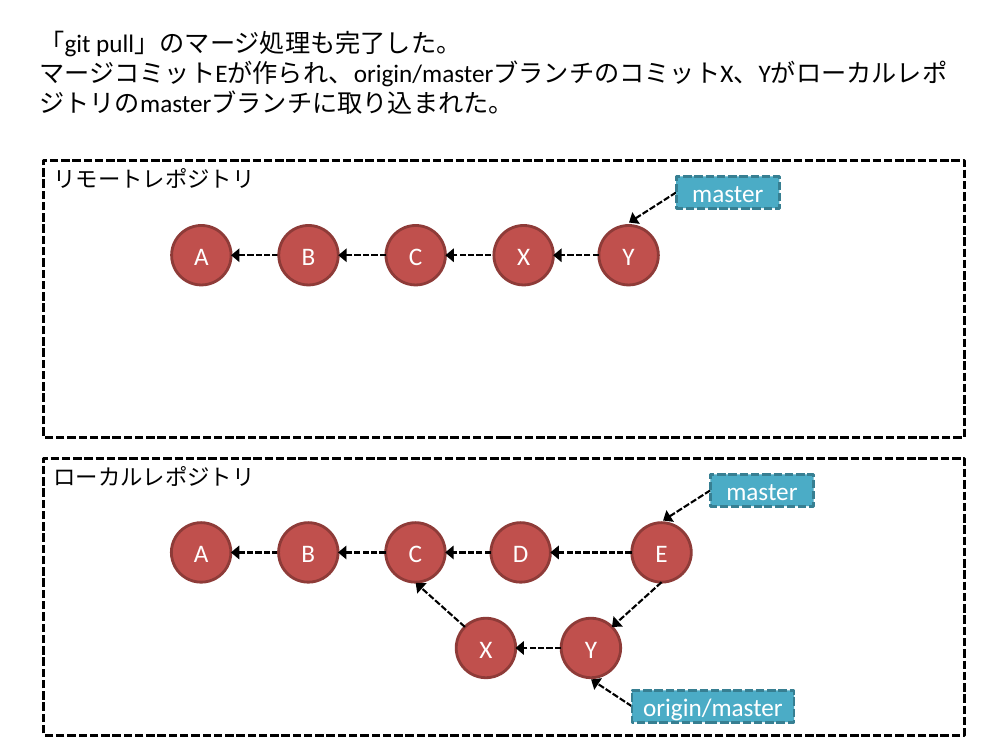
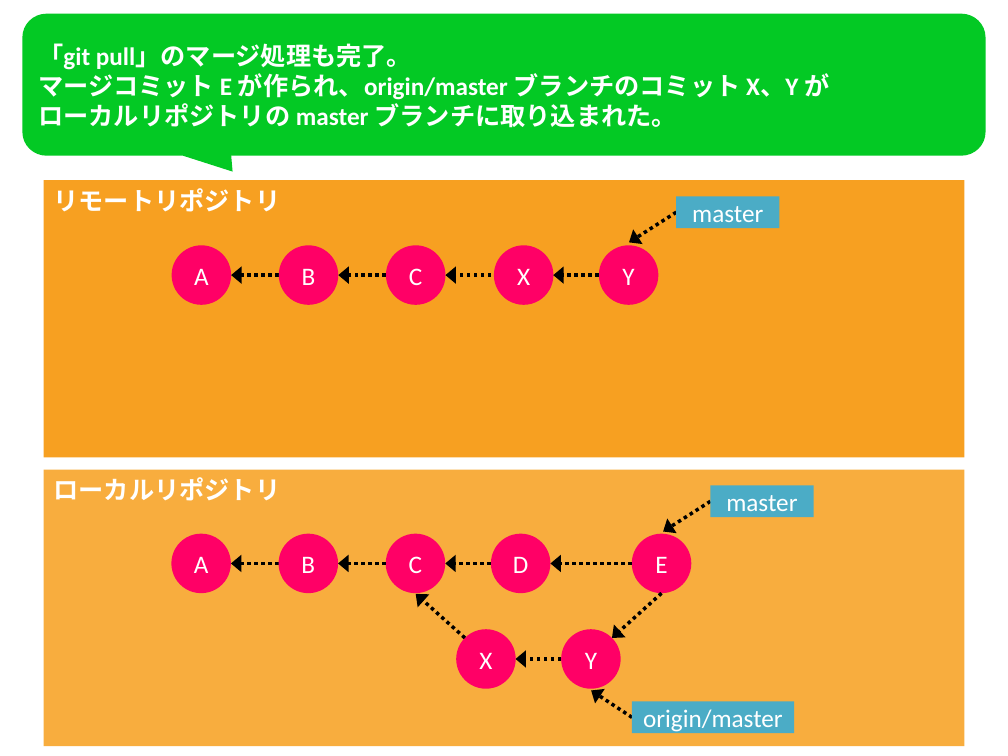
Before and after one commit to kaitoy/blog, a slide deck: slide 5 of static/images/git-dvc/git_dvc_merge.pptx. Drawn at 1008x756 pixels with LibreOffice and Linux fonts; fonts in the diff are those of the drawing. Boxes give left, top, right and bottom in pixels: in the first picture for what was removed or moved away, otherwise in the second. Text is boxed around its words. In the diff, an @@ line names an element or a change of style, - is before the commit and + after.

Commit message:
Improve slides.

```diff
--- a/static/images/git-dvc/git_dvc_merge.pptx
+++ b/static/images/git-dvc/git_dvc_merge.pptx
@@ freeform shape added at <box>22,14,986,172</box>, fill #03C924, 18 pt, text #FFFFFF, bold @@
+「git pull」のマージ処理も完了。
+マージコミット E が作られ、origin/master ブランチのコミット X、Y が
+ローカルリポジトリの master ブランチに取り込まれた。
@@ text removed at <box>39,30,947,114</box> @@
-「git pull」のマージ処理も完了した。
-マージコミットEが作られ、origin/masterブランチのコミットX、Yがローカルレポジトリのmasterブランチに取り込まれた。
@@ rectangle "リモートリポジトリ" at <box>43,180,964,458</box>: fill none to #F7A021; outline #000000 2 pt dashed to none @@
@@ text in rectangle at <box>54,188,281,212</box>: text changed; size 16 to 18 pt; font Calibri to Noto Sans CJK JP; text colour #000000 to #FFFFFF; bold on @@
-リモートレポジトリ
+リモートリポジトリ
@@ outline #377F92 2 pt dashed to none in 3 elements at <box>711,486,813,517</box>, <box>632,702,794,733</box>, <box>676,197,779,228</box> @@
@@ 5 ellipses, 5 arrows, 2 rectangles: place and size @@
-5 ellipses, 5 arrows, 2 rectangles at <box>43,160,964,437</box>
+5 ellipses, 5 arrows, 2 rectangles at <box>43,180,964,458</box>
@@ arrow (676, 213) - (629, 242): stroke #000000 1.5 pt dashed to #000000 2.5 pt dashed @@
@@ fill #C0504D to #FF0066; outline #8E3B39 2 pt to none in 12 elements at <box>171,533,231,593</box>, <box>278,533,338,593</box>, <box>386,533,446,593</box>, <box>491,533,550,593</box>, <box>632,533,691,593</box>, <box>457,629,516,688</box>, <box>561,629,621,688</box>, <box>171,245,231,304</box>, <box>279,245,339,304</box>, <box>386,245,446,304</box>, <box>494,245,553,304</box>, <box>599,245,658,304</box> @@
@@ arrow (279, 275) - (231, 275): stroke #000000 1.5 pt dashed to #000000 2.5 pt dashed @@
@@ arrow (386, 275) - (339, 275): stroke #000000 1.5 pt dashed to #000000 2.5 pt dashed @@
@@ arrow (491, 275) - (446, 275): stroke #000000 1.5 pt dashed to #000000 2.5 pt dashed @@
@@ arrow (599, 275) - (553, 275): stroke #000000 1.5 pt dashed to #000000 2.5 pt dashed @@
@@ rectangle "ローカルリポジトリ" at <box>43,470,964,746</box>: fill none to #F8AD3E; outline #000000 2 pt dashed to none @@
@@ text in rectangle at <box>54,477,281,501</box>: text changed; size 16 to 18 pt; font Calibri to Noto Sans CJK JP; text colour #000000 to #FFFFFF; bold on @@
-ローカルレポジトリ
+ローカルリポジトリ
@@ arrow (711, 501) - (663, 531): stroke #000000 1.5 pt dashed to #000000 2.5 pt dashed @@
@@ arrow (278, 563) - (231, 563): stroke #000000 1.5 pt dashed to #000000 2.5 pt dashed @@
@@ arrow (386, 563) - (338, 563): stroke #000000 1.5 pt dashed to #000000 2.5 pt dashed @@
@@ arrow (491, 563) - (446, 563): stroke #000000 1.5 pt dashed to #000000 2.5 pt dashed @@
@@ arrow (632, 563) - (550, 563): stroke #000000 1.5 pt dashed to #000000 2.5 pt dashed @@
@@ arrow (465, 638) - (415, 594): stroke #000000 1.5 pt dashed to #000000 2.5 pt dashed @@
@@ arrow (661, 594) - (612, 638): stroke #000000 1.5 pt dashed to #000000 2.5 pt dashed @@
@@ arrow (561, 659) - (515, 659): stroke #000000 1.5 pt dashed to #000000 2.5 pt dashed @@
@@ 9 arrows, 7 ellipses, 3 rectangles: place and size @@
-9 arrows, 7 ellipses, 3 rectangles at <box>43,459,964,735</box>
+9 arrows, 7 ellipses, 3 rectangles at <box>43,470,964,746</box>
@@ arrow (632, 718) - (591, 690): stroke #000000 1.5 pt dashed to #000000 2.5 pt dashed @@
```
Also in this commit, not shown: 5 other slides changed, 13 other files.
